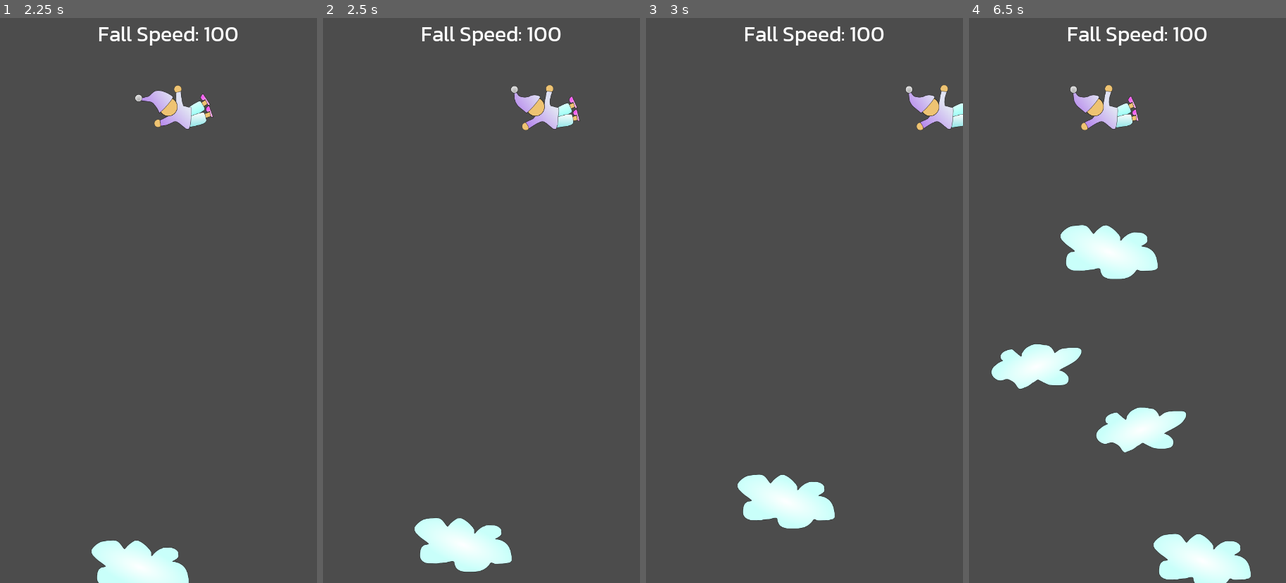
Above: before the commit, frames 1-4 (left to right).
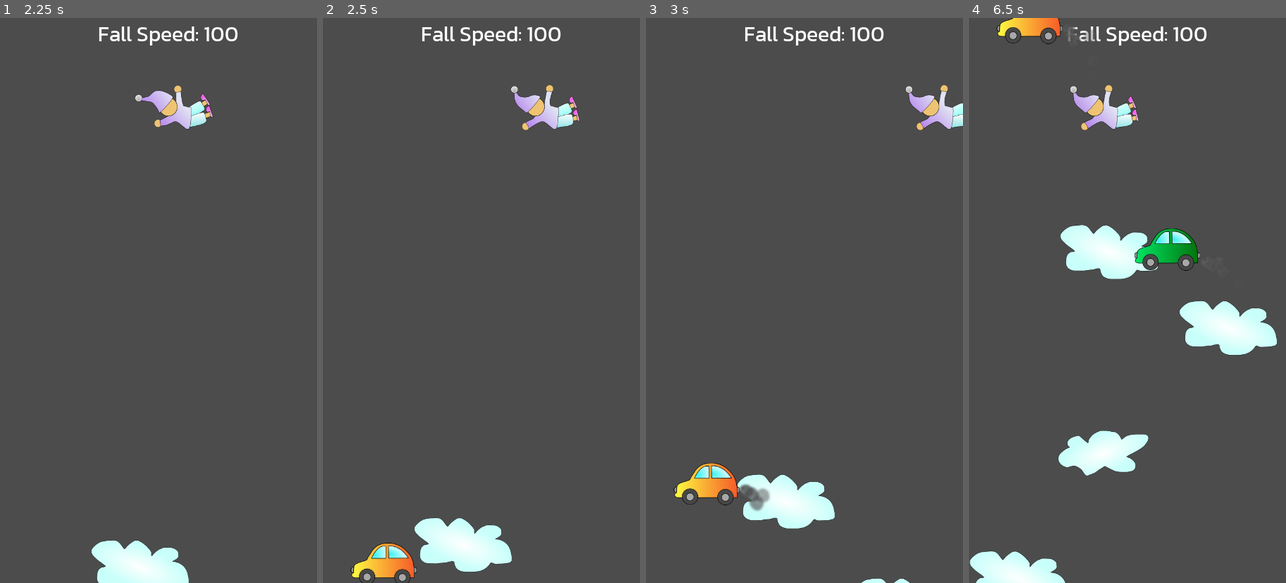
Above: after the commit, the same moments.

Repository: sorlok/LD48
Game: Godot game, scene res://Scenes/LevelCloud.tscn
Two runs of this game, one before a commit and one after it. Both use one fixed random seed, a clock stepped at 60 frames per second and the inputs below.
Inputs:
- Up to frame 1 (2.25 s): hold D (ui_right) 0.53-1.28 s; hold A (ui_left) 1.28-2.03 s; hold D (ui_right) from 2.03 s (still down)
- Up to frame 2 (2.5 s): keep holding D (ui_right)
- Up to frame 3 (3 s): keep holding D (ui_right)
- Up to frame 4 (6.5 s): release D (ui_right) at 3.53 s; hold A (ui_left) 3.53-5.78 s; hold D (ui_right) from 5.78 s (still down)

Frame 1 is identical in both runs. In frame 2, 0.9% of the frame differs, in the area x 8-30%, y 92-100%; in frame 3, 1.2%; in frame 4, 11%, in the area x 0-98%, y 0-100%.

Commit message:
Rudimentary car mechanics

Diff:
--- /dev/null
+++ b/Originals/Car.svg
@@ -0,0 +1,193 @@
+<?xml version="1.0" encoding="UTF-8" standalone="no"?>
+<svg
+   xmlns:osb="http://www.openswatchbook.org/uri/2009/osb"
+   xmlns:dc="http://purl.org/dc/elements/1.1/"
+   xmlns:cc="http://creativecommons.org/ns#"
+   xmlns:rdf="http://www.w3.org/1999/02/22-rdf-syntax-ns#"
+   xmlns:svg="http://www.w3.org/2000/svg"
+   xmlns="http://www.w3.org/2000/svg"
+   xmlns:xlink="http://www.w3.org/1999/xlink"
+   xmlns:sodipodi="http://sodipodi.sourceforge.net/DTD/sodipodi-0.dtd"
+   xmlns:inkscape="http://www.inkscape.org/namespaces/inkscape"
+   width="210mm"
+   height="297mm"
+   viewBox="0 0 210 297"
+   version="1.1"
+   id="svg8"
+   inkscape:version="1.0.2-2 (e86c870879, 2021-01-15)"
+   sodipodi:docname="Car.svg"
+   inkscape:export-filename="C:\Users\Nathan\Documents\LDJam\Originals\Cloud.png"
+   inkscape:export-xdpi="8.7241402"
+   inkscape:export-ydpi="8.7241402">
+  <defs
+     id="defs2">
+    <linearGradient
+       inkscape:collect="always"
+       id="linearGradient3164">
+      <stop
+         style="stop-color:#38f2f2;stop-opacity:1"
+         offset="0"
+         id="stop3160" />
+      <stop
+         style="stop-color:#c1fbfb;stop-opacity:1"
+         offset="1"
+         id="stop3162" />
+    </linearGradient>
+    <linearGradient
+       inkscape:collect="always"
+       id="linearGradient3158">
+      <stop
+         style="stop-color:#38f2f2;stop-opacity:1"
+         offset="0"
+         id="stop3154" />
+      <stop
+         style="stop-color:#c1fbfb;stop-opacity:1"
+         offset="1"
+         id="stop3156" />
+    </linearGradient>
+    <linearGradient
+       inkscape:collect="always"
+       id="linearGradient2939">
+      <stop
+         style="stop-color:#e80000;stop-opacity:1"
+         offset="0"
+         id="stop2935" />
+      <stop
+         style="stop-color:#630000;stop-opacity:1"
+         offset="1"
+         id="stop2937" />
+    </linearGradient>
+    <linearGradient
+       id="linearGradient2879"
+       osb:paint="solid">
+      <stop
+         style="stop-color:#cd2020;stop-opacity:1;"
+         offset="0"
+         id="stop2877" />
+    </linearGradient>
+    <pattern
+       id="EMFhbasepattern"
+       patternUnits="userSpaceOnUse"
+       width="6"
+       height="6"
+       x="0"
+       y="0" />
+    <linearGradient
+       inkscape:collect="always"
+       xlink:href="#linearGradient2939"
+       id="linearGradient2941"
+       x1="27.303747"
+       y1="26.409608"
+       x2="64.078255"
+       y2="26.409608"
+       gradientUnits="userSpaceOnUse" />
+    <radialGradient
+       inkscape:collect="always"
+       xlink:href="#linearGradient3164"
+       id="radialGradient3093-9"
+       cx="42.059525"
+       cy="50.15675"
+       fx="42.059525"
+       fy="50.15675"
+       r="4.1422396"
+       gradientTransform="matrix(0.73384536,0.99973019,-1.214672,0.89162196,70.225972,-63.258867)"
+       gradientUnits="userSpaceOnUse" />
+    <radialGradient
+       inkscape:collect="always"
+       xlink:href="#linearGradient3158"
+       id="radialGradient3105-3"
+       cx="48.513153"
+       cy="48.395844"
+       fx="48.513153"
+       fy="48.395844"
+       r="5.6820297"
+       gradientTransform="matrix(1.3645421,0.37042177,-0.16555454,0.60986191,-9.7865322,-24.847047)"
+       gradientUnits="userSpaceOnUse" />
+  </defs>
+  <sodipodi:namedview
+     id="base"
+     pagecolor="#ffffff"
+     bordercolor="#666666"
+     borderopacity="1.0"
+     inkscape:pageopacity="0.0"
+     inkscape:pageshadow="2"
+     inkscape:zoom="5.6"
+     inkscape:cx="212.31137"
+     inkscape:cy="131.24727"
+     inkscape:document-units="mm"
+     inkscape:current-layer="layer1"
+     inkscape:document-rotation="0"
+     showgrid="false"
+     inkscape:window-width="2005"
+     inkscape:window-height="1241"
+     inkscape:window-x="437"
+     inkscape:window-y="45"
+     inkscape:window-maximized="0" />
+  <metadata
+     id="metadata5">
+    <rdf:RDF>
+      <cc:Work
+         rdf:about="">
+        <dc:format>image/svg+xml</dc:format>
+        <dc:type
+           rdf:resource="http://purl.org/dc/dcmitype/StillImage" />
+        <dc:title></dc:title>
+      </cc:Work>
+    </rdf:RDF>
+  </metadata>
+  <g
+     inkscape:label="Layer 1"
+     inkscape:groupmode="layer"
+     id="layer1">
+    <path
+       style="fill:#979797;fill-opacity:0.995968;stroke:#000000;stroke-width:0.264583px;stroke-linecap:butt;stroke-linejoin:miter;stroke-opacity:1"
+       d="m 61.380692,32.558346 c 0,0 0.116032,0.689337 0.70156,0.789186 0.335657,0.05724 1.19447,-0.272603 1.239941,-0.40901 0.07517,-0.225506 0.113049,-1.728899 0.113049,-1.728899 0,0 0.01669,-0.868627 -0.88533,-0.927092 -0.902034,-0.05846 -1.403165,0.242213 -1.403165,0.242213 l -0.183213,3.075973 z"
+       id="path3081"
+       sodipodi:nodetypes="csscsccc" />
+    <circle
+       style="opacity:1;fill:#979797;fill-opacity:0.995968;stroke:#000000;stroke-width:0.264583;stroke-opacity:1"
+       id="path2943"
+       cx="28.806643"
+       cy="31.67979"
+       r="1.7456042" />
+    <path
+       style="opacity:1;fill:url(#linearGradient2941);fill-opacity:1;stroke:#000000;stroke-width:0.264583px;stroke-linecap:butt;stroke-linejoin:miter;stroke-opacity:1"
+       d="m 31.848962,35.994999 30.277365,-0.07863 c -0.04783,-3.087337 -0.104032,-5.714583 -0.230536,-6.410964 -0.137324,-0.728004 -0.372504,-2.262873 -0.72448,-3.279583 -0.471443,-1.361799 -1.046516,-2.495219 -2.125756,-3.768437 -1.411004,-1.664612 -3.07357,-3.173852 -4.841218,-4.093471 -2.860002,-1.487916 -5.579221,-1.658543 -6.730587,-1.592751 -2.338609,0.133635 -5.272945,0.313829 -7.967975,3.340869 -0.787575,0.8846 -0.78395,1.078393 -1.673141,2.454739 -0.856735,1.326109 -1.498969,2.003764 -1.751248,3.007582 -0.338096,1.345282 -5.48285,1.411122 -7.088722,3.424391 -0.561025,0.703352 -0.516996,4.255063 -0.516996,4.255063 0,0 -0.900934,-0.244669 -1.013725,1.324189 -0.07517,1.045603 1.348534,1.451932 2.519492,1.410921 0.877914,-0.01545 1.142467,-0.0076 1.867527,0.0061 z"
+       id="path2933"
+       sodipodi:nodetypes="cccsssssssscsccc" />
+    <circle
+       style="opacity:1;fill:#494949;fill-opacity:0.99596804;stroke:#000000;stroke-width:0.222971;stroke-opacity:1"
+       id="path2965"
+       cx="35.947754"
+       cy="35.413216"
+       r="4.3639355" />
+    <circle
+       style="opacity:1;fill:#aaaaaa;fill-opacity:0.995968;stroke:#000000;stroke-width:0.249773;stroke-opacity:1"
+       id="path2987"
+       cx="35.931049"
+       cy="35.563553"
+       r="2.1288569" />
+    <circle
+       style="fill:#494949;fill-opacity:0.995968;stroke:#000000;stroke-width:0.222971;stroke-opacity:1"
+       id="path2965-9"
+       cx="55.558655"
+       cy="35.680481"
+       r="4.3639355" />
+    <circle
+       style="fill:#aaaaaa;fill-opacity:0.995968;stroke:#000000;stroke-width:0.249773;stroke-opacity:1"
+       id="path2987-7"
+       cx="55.54195"
+       cy="35.830818"
+       r="2.1288569" />
+    <path
+       style="fill:url(#radialGradient3093-9);fill-opacity:1;stroke:#000000;stroke-width:0.264583px;stroke-linecap:butt;stroke-linejoin:miter;stroke-opacity:1"
+       d="m 38.456734,25.210506 h 7.500253 c 0,0 0.467719,0.06682 0.484425,-0.517835 0.01669,-0.584652 -0.11693,-6.214016 -0.11693,-6.214016 0,0 -0.3842,-0.08352 -1.570209,3e-6 -1.839364,0.129536 -4.209495,2.522356 -5.64607,5.178346 -1.041551,1.925658 -0.651469,1.553504 -0.651469,1.553504 z"
+       id="path3083-9"
+       sodipodi:nodetypes="ccccsscc" />
+    <path
+       style="fill:url(#radialGradient3105-3);fill-opacity:1;stroke:#000000;stroke-width:0.264583px;stroke-linecap:butt;stroke-linejoin:miter;stroke-opacity:1"
+       d="m 47.97821,25.143691 10.891234,-0.05012 c 0,0 -1.971114,-3.290757 -4.443356,-4.844259 -2.758174,-1.733175 -4.576992,-1.95441 -5.863226,-1.921 -0.484426,0.01669 -0.718285,0.05011 -0.718285,0.05011 z"
+       id="path3095-2"
+       sodipodi:nodetypes="ccsccc" />
+  </g>
+</svg>
--- /dev/null
+++ b/Scenes/Car.tscn
@@ -0,0 +1,47 @@
+[gd_scene load_steps=8 format=2]
+
+[ext_resource path="res://Images/Car.png" type="Texture" id=1]
+[ext_resource path="res://Scripts/Car.gd" type="Script" id=2]
+[ext_resource path="res://Scenes/SmokeParticle.tscn" type="PackedScene" id=3]
+[ext_resource path="res://Images/Car3.png" type="Texture" id=4]
+[ext_resource path="res://Images/Car2.png" type="Texture" id=5]
+
+[sub_resource type="SpriteFrames" id=1]
+animations = [ {
+"frames": [ ExtResource( 1 ), ExtResource( 5 ), ExtResource( 4 ) ],
+"loop": true,
+"name": "default",
+"speed": 5.0
+} ]
+
+[sub_resource type="CapsuleShape2D" id=2]
+radius = 36.6363
+height = 13.5844
+
+[node name="Car" type="RigidBody2D" groups=[
+"car",
+]]
+collision_mask = 0
+gravity_scale = 0.0
+script = ExtResource( 2 )
+
+[node name="AnimatedSprite" type="AnimatedSprite" parent="."]
+position = Vector2( -11, 0 )
+frames = SubResource( 1 )
+
+[node name="CollisionShape2D" type="CollisionShape2D" parent="."]
+position = Vector2( 0.667282, -7.07109 )
+rotation = 1.5708
+shape = SubResource( 2 )
+
+[node name="VisibilityNotifier2D" type="VisibilityNotifier2D" parent="."]
+
+[node name="SmokeTimer" type="Timer" parent="."]
+wait_time = 0.5
+
+[node name="GasPuff" parent="." instance=ExtResource( 3 )]
+position = Vector2( 67.6283, 24.4135 )
+emitting = false
+
+[connection signal="screen_exited" from="VisibilityNotifier2D" to="." method="_on_VisibilityNotifier2D_screen_exited"]
+[connection signal="timeout" from="SmokeTimer" to="." method="_on_SmokeTimer_timeout"]
--- a/Scenes/LevelCloud.tscn
+++ b/Scenes/LevelCloud.tscn
@@ -1,10 +1,11 @@
-[gd_scene load_steps=7 format=2]
+[gd_scene load_steps=8 format=2]
 
 [ext_resource path="res://Scenes/Player.tscn" type="PackedScene" id=1]
 [ext_resource path="res://Scripts/LevelCloud.gd" type="Script" id=2]
 [ext_resource path="res://Scenes/Cloud.tscn" type="PackedScene" id=3]
 [ext_resource path="res://Fonts/Kanit-Regular.ttf" type="DynamicFontData" id=4]
 [ext_resource path="res://Scenes/CloudParticle.tscn" type="PackedScene" id=5]
+[ext_resource path="res://Scenes/Car.tscn" type="PackedScene" id=6]
 
 [sub_resource type="DynamicFont" id=1]
 size = 48
@@ -14,12 +15,10 @@
 script = ExtResource( 2 )
 Cloud = ExtResource( 3 )
 CloudParticles = ExtResource( 5 )
+Car = ExtResource( 6 )
 
 [node name="Player" parent="." instance=ExtResource( 1 )]
 position = Vector2( 347.446, 225 )
-
-[node name="CloudTimer" type="Timer" parent="."]
-wait_time = 1.5
 
 [node name="FallSpeed" type="Label" parent="."]
 anchor_left = 0.5
@@ -33,5 +32,13 @@
 "_edit_use_anchors_": false
 }
 
+[node name="CloudTimer" type="Timer" parent="."]
+wait_time = 1.5
+
+[node name="CarTimer" type="Timer" parent="."]
+wait_time = 2.0
+
+[connection signal="collide_car" from="Player" to="." method="_on_Player_collide_car"]
 [connection signal="collide_cloud" from="Player" to="." method="_on_Player_collide_cloud"]
 [connection signal="timeout" from="CloudTimer" to="." method="_on_CloudTimer_timeout"]
+[connection signal="timeout" from="CarTimer" to="." method="_on_CarTimer_timeout"]
--- /dev/null
+++ b/Scenes/SmokeParticle.tscn
@@ -0,0 +1,14 @@
+[gd_scene load_steps=3 format=2]
+
+[ext_resource path="res://Images/SmokeParticle.png" type="Texture" id=1]
+
+[sub_resource type="Gradient" id=1]
+colors = PoolColorArray( 1, 1, 1, 1, 1, 1, 1, 0 )
+
+[node name="CPUParticles2D" type="CPUParticles2D"]
+texture = ExtResource( 1 )
+initial_velocity = 96.77
+angle = 720.0
+angle_random = 1.0
+scale_amount_random = 0.5
+color_ramp = SubResource( 1 )
--- /dev/null
+++ b/Scripts/Car.gd
@@ -0,0 +1,23 @@
+extends RigidBody2D
+
+var min_speed = 350
+var max_speed = 400
+
+func _ready():
+	$SmokeTimer.start()
+
+
+func set_frame(fr:int):
+	$AnimatedSprite.frame = fr
+
+
+func _on_VisibilityNotifier2D_screen_exited():
+	queue_free()
+
+
+func _on_SmokeTimer_timeout():
+	$GasPuff.emitting = !$GasPuff.emitting
+	if $GasPuff.emitting:
+		$SmokeTimer.wait_time = 0.25
+	else:
+		$SmokeTimer.wait_time = 0.5
--- a/Scripts/LevelCloud.gd
+++ b/Scripts/LevelCloud.gd
@@ -3,6 +3,8 @@
 
 export (PackedScene) var Cloud
 export (PackedScene) var CloudParticles
+
+export (PackedScene) var Car
 
 
 var rng = RandomNumberGenerator.new()
@@ -10,14 +12,18 @@
 
 func _ready():
 	rng.randomize()
+
 	$CloudTimer.start()
+	$CarTimer.start()
+
 	update_fall_speed()
+
 
 func update_fall_speed():
 	$FallSpeed.text = "Fall Speed: " + str($Player.fall_speed)
 
 func _on_CloudTimer_timeout():
-	# Create a Mob instance and add it to the scene.
+	# Create a Cloud instance and add it to the scene.
 	var cloud:Node = Cloud.instance()
 	cloud.set_frame(rng.randi() % 2)
 	add_child(cloud)
@@ -39,3 +45,27 @@
 	parts.one_shot = true
 	add_child(parts)
 	parts.restart()
+
+
+
+func _on_CarTimer_timeout():
+	# Create a Car instance and add it to the scene
+	var car:Node = Car.instance()
+	car.set_frame(rng.randi() % 3)
+	add_child(car)
+
+	# Put the car in the right place.
+	car.position.x = rng.randf() * ($Player.screen_size.x-100) + 50
+	car.position.y = rng.randf() * 100 + 50 + $Player.screen_size.y
+
+	# Make it move up
+	car.linear_velocity = Vector2(0, -1 * rand_range(car.min_speed, car.max_speed))
+
+	# Reschedule the timer
+	$CarTimer.wait_time = rng.randi_range(2, 4)
+
+
+func _on_Player_collide_car(car:Node2D):
+	update_fall_speed()
+
+	# TODO: make a car particle thing (stars?)
--- a/Scripts/Player.gd
+++ b/Scripts/Player.gd
@@ -2,6 +2,7 @@
 
 # On collide
 signal collide_cloud
+signal collide_car
 
 # Speed to move left/right
 var speed:int = 400
@@ -53,8 +54,14 @@
 	# Clouds slow us down
 	if body.is_in_group("cloud"):
 		increase_fall_speed(-1)
+		emit_signal("collide_cloud", body)
 		body.queue_free()
-		emit_signal("collide_cloud", body)
+		return
+
+	if body.is_in_group("car"):
+		increase_fall_speed(10)
+		emit_signal("collide_car", body)
+		body.queue_free()
 		return
 
 	# For now, just die.
Binary file added: Images/Car.png
Binary file added: Images/Car2.png
Binary file added: Images/Car3.png
Binary file added: Images/SmokeParticle.png
